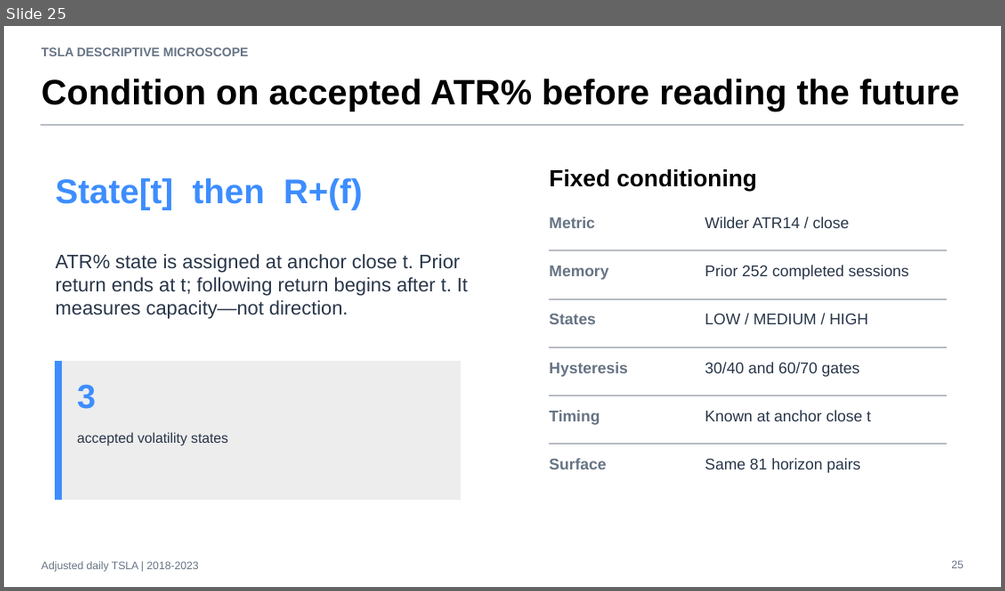
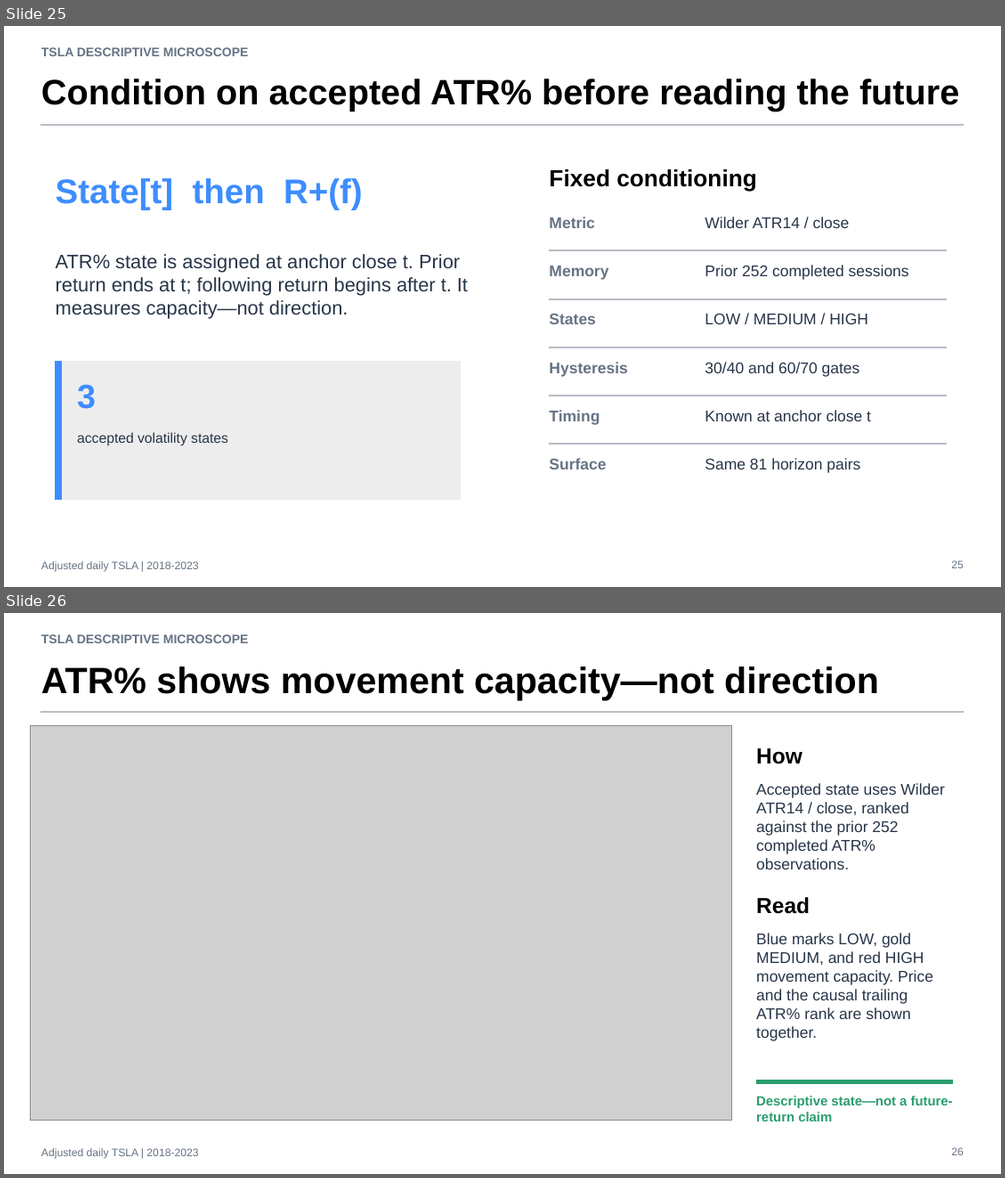
Before and after one commit to Francisc0Franc0/Time-Series-Modeling-Gen5, a slide deck: operator_hypothesis_lab/presentations/tsla_descriptive_microscope_evidence.pptx. Shown one above the other, each under a label of ours: slide 25 before the commit, slides 25 and 26 after it. The pictures are 1005x591 and 1005x1178 pixels, drawn with LibreOffice and Linux fonts; fonts in the diff are those of the drawing; grey boxes stand for pictures. Boxes give left, top, right and bottom in pixels: in the first picture for what was removed or moved away, otherwise in the second. Text is boxed around its words. In the diff, an @@ line names an element or a change of style, - is before the commit and + after.

Commit message:
Add ATR percent state-band price view

```diff
--- a/operator_hypothesis_lab/presentations/tsla_descriptive_microscope_evidence.pptx
+++ b/operator_hypothesis_lab/presentations/tsla_descriptive_microscope_evidence.pptx
@@ slide 26 added at [4, 613, 1001, 1174], background #FFFFFF @@
@@ text added at [41, 634, 249, 643], 12 pt, text #667384, bold @@
+TSLA DESCRIPTIVE MICROSCOPE
@@ text added at [41, 666, 879, 700], 35.2 pt, text #000000, bold @@
+ATR% shows movement capacity—not direction
@@ rectangle added at [41, 711, 963, 713], fill #B8BCC4, outline #B8BCC4 0 pt @@
@@ rectangle added at [30, 726, 732, 1120], fill #FFFFFF, outline #B8BCC4 0.75 pt @@
@@ picture added at [31, 726, 732, 1120] @@
@@ text added at [756, 748, 802, 764], 21 pt, text #000000, bold @@
+How
@@ text added at [756, 783, 945, 869], 15 pt, text #273548 @@
+Accepted state uses Wilder ATR14 / close, ranked against the prior 252 completed ATR% observations.
@@ text added at [756, 897, 809, 914], 21 pt, text #000000, bold @@
+Read
@@ text added at [756, 933, 933, 1041], 15 pt, text #273548 @@
+Blue marks LOW, gold MEDIUM, and red HIGH movement capacity. Price and the causal trailing ATR% rank are shown together.
@@ rectangle added at [756, 1080, 952, 1083], fill #2A9D6F, outline #2A9D6F 0 pt @@
@@ text added at [756, 1095, 953, 1121], 12.8 pt, text #2A9D6F, bold @@
+Descriptive state—not a future-return claim
@@ text added at [41, 1148, 198, 1159], 10.5 pt, text #667384 @@
+Adjusted daily TSLA | 2018-2023
@@ text added at [951, 1147, 963, 1155], 10.5 pt, text #667384 @@
+26
```
Also in this commit, not shown: 5 slides changed, 3 other files.
